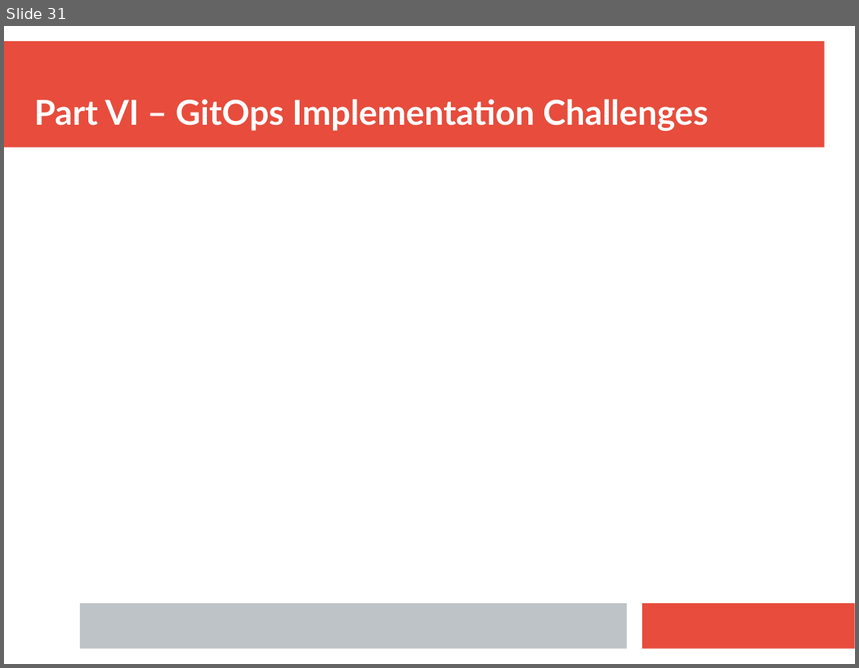
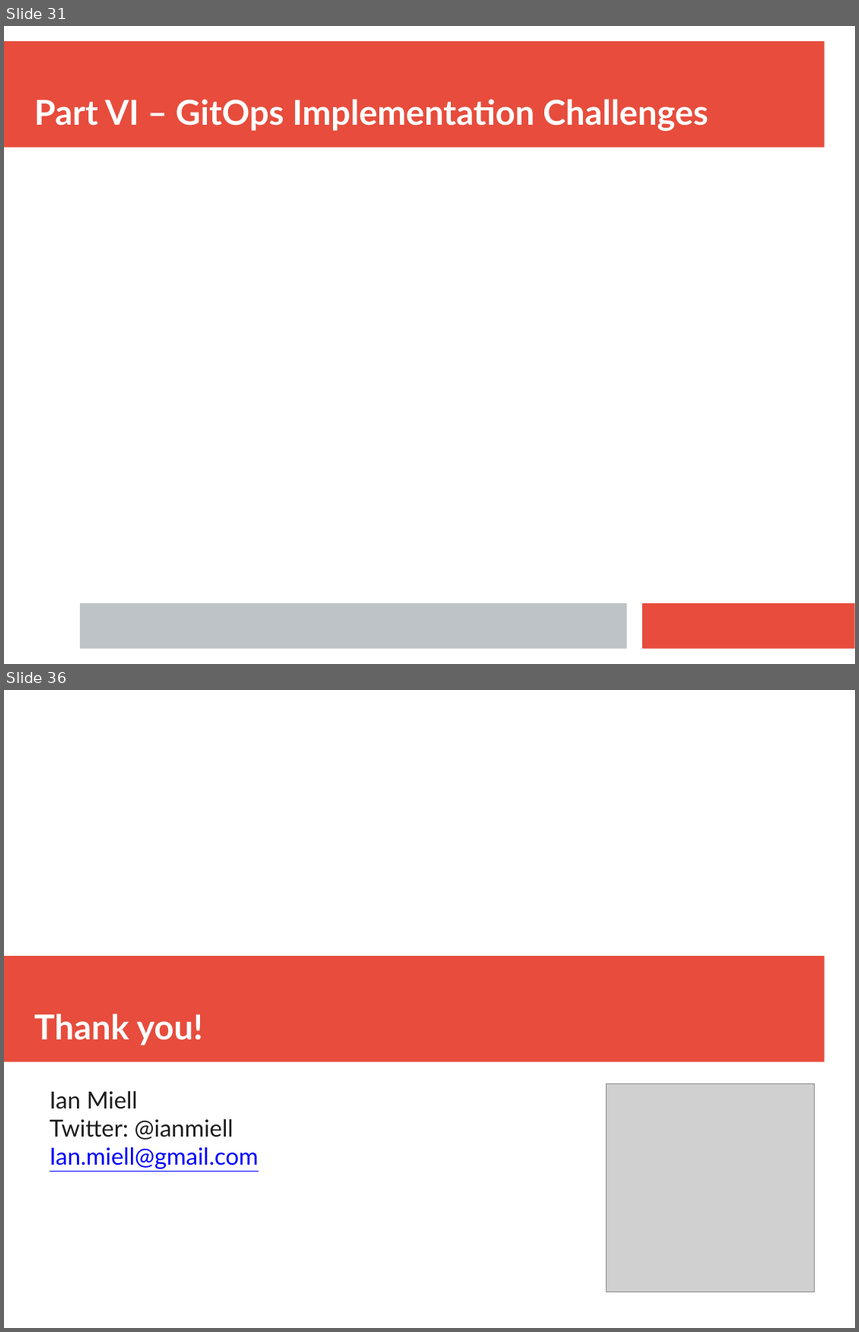
Before and after one commit to ianmiell/gitops-first-steps, a slide deck: slides/gitops_first_steps.pptx. Shown one above the other, each under a label of ours: slide 31 before the commit, slides 31 and 36 after it; the slides between them are not shown. The pictures are 859x668 and 859x1332 pixels, drawn with LibreOffice and Linux fonts; fonts in the diff are those of the drawing; grey boxes stand for pictures. Boxes give left, top, right and bottom in pixels: in the first picture for what was removed or moved away, otherwise in the second. Text is boxed around its words. In the diff, an @@ line names an element or a change of style, - is before the commit and + after.

```diff
--- a/slides/gitops_first_steps.pptx
+++ b/slides/gitops_first_steps.pptx
@@ slide 36 added at (x1=4, y1=690, x2=855, y2=1328), background #FFFFFF @@
@@ rectangle added at (x1=4, y1=956, x2=825, y2=1062), fill #E74C3C @@
@@ text added at (x1=34, y1=1014, x2=203, y2=1046), 32 pt, text #FFFFFF, bold @@
+Thank you!
@@ text added at (x1=50, y1=1091, x2=259, y2=1170), 22 pt, text #1C1C1C @@
+Ian Miell
+Twitter: @ianmiell
+Ian.miell@gmail.com
@@ picture added at (x1=607, y1=1084, x2=815, y2=1293) @@
```
Also in this commit, not shown: 2 slides changed, 6 other slides added, 2 slides removed.
